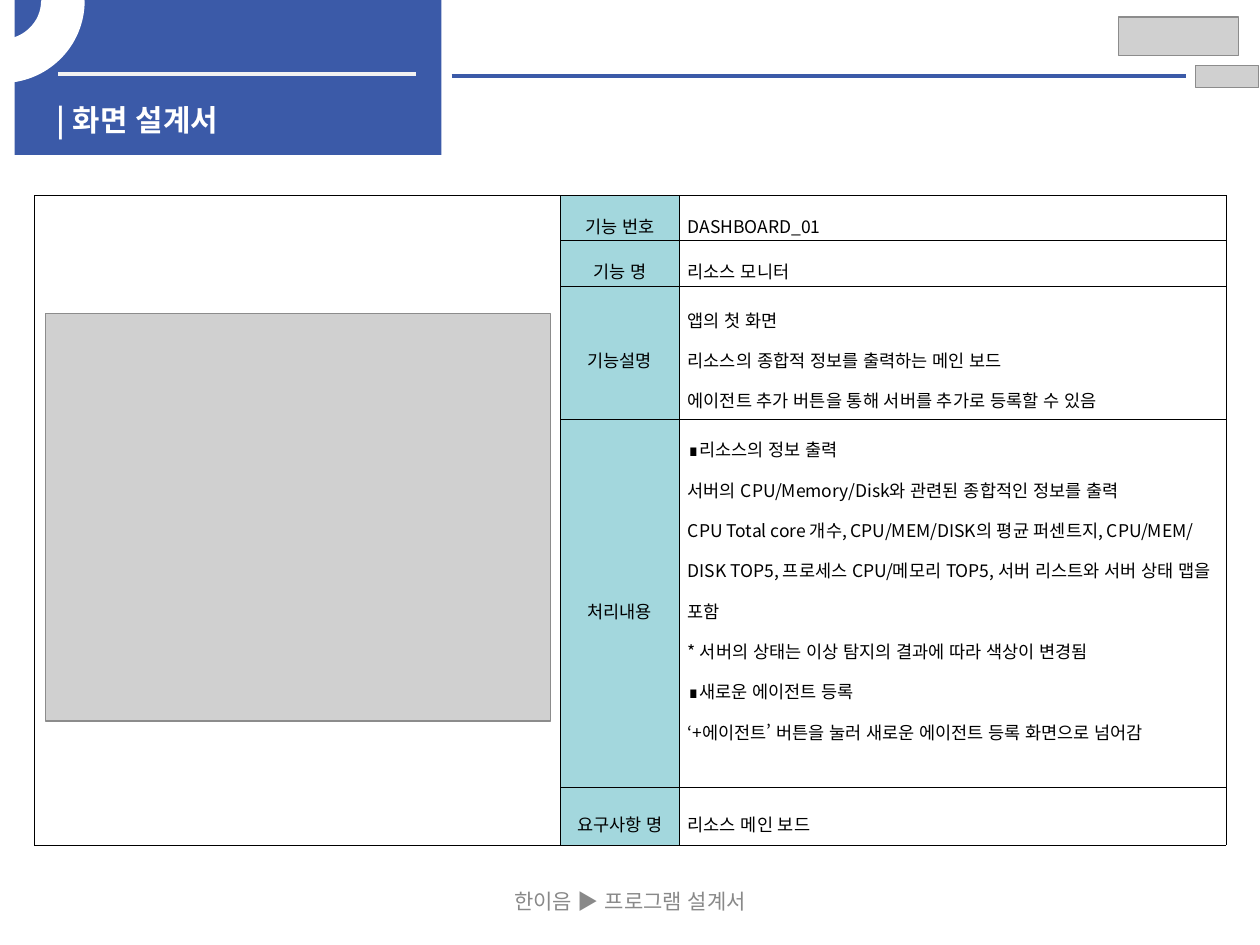
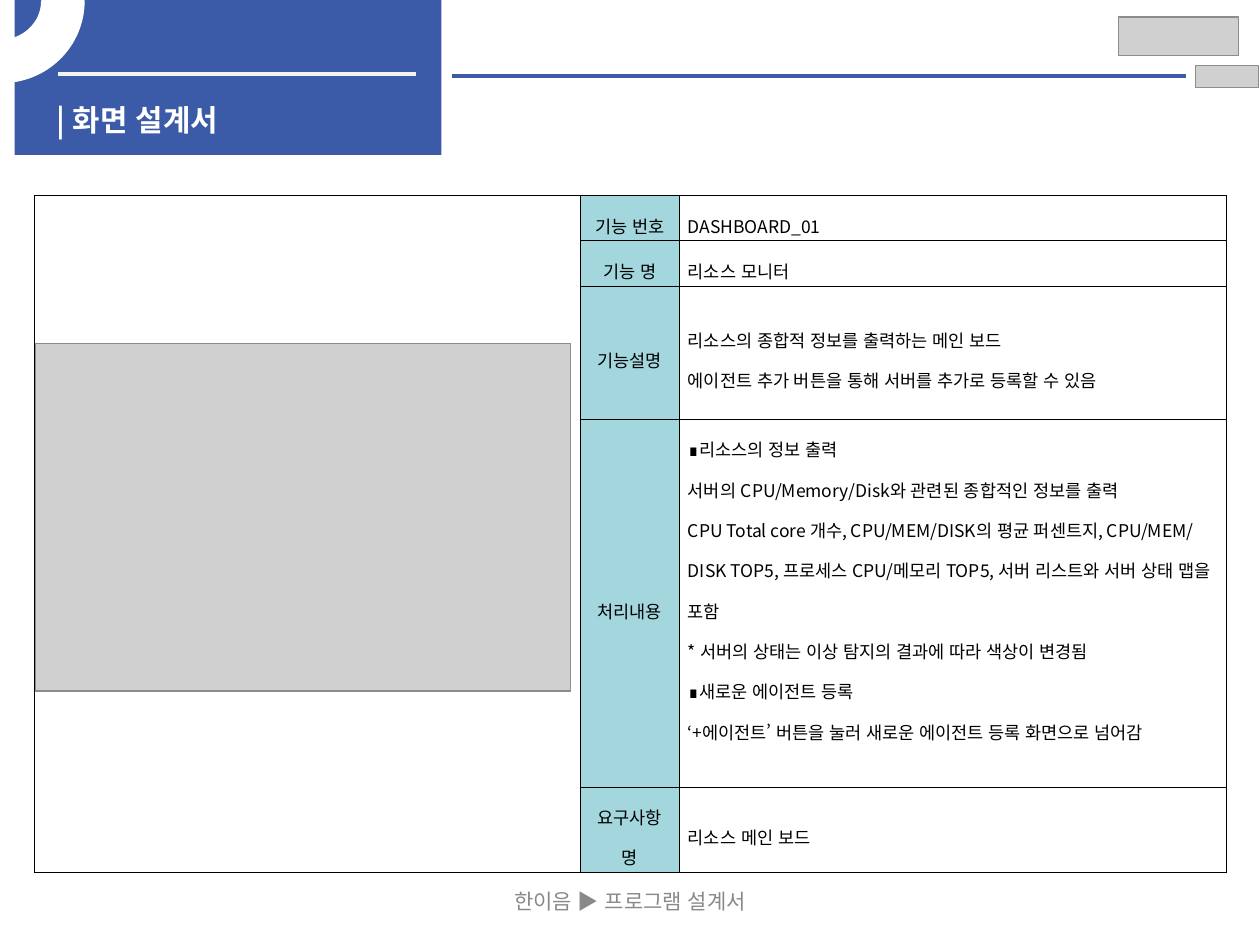
Before and after one commit to HwangYooHyun1/2023_Hanium_prj, a slide deck: slide 12 of 02_문서/03_중간보고서/2023_SW개발_HW제작설계서_일반_초안.pptx (slide 10 before the commit). Drawn at 1260x945 pixels with LibreOffice and Linux fonts; fonts in the diff are those of the drawing; grey boxes stand for pictures. Boxes give left, top, right and bottom in pixels: in the first picture for what was removed or moved away, otherwise in the second. Text is boxed around its words. In the diff, an @@ line names an element or a change of style, - is before the commit and + after.

```diff
--- a/02_문서/03_중간보고서/2023_SW개발_HW제작설계서_일반_초안.pptx
+++ b/02_문서/03_중간보고서/2023_SW개발_HW제작설계서_일반_초안.pptx
@@ table at [34, 195, 1225, 870] @@
-row 3, column 3: 앱의 첫 화면 / 리소스의 종합적 정보를 출력하는 메인 보드 / 에이전트 추가 버튼을 통해 서버를 추가로 등록할 수 있음
+row 3, column 3: 리소스의 종합적 정보를 출력하는 메인 보드 / 에이전트 추가 버튼을 통해 서버를 추가로 등록할 수 있음
@@ picture: place and size @@
-picture at [45, 314, 551, 721]
+picture at [35, 343, 570, 691]
```
Also in this commit, not shown: 19 other slides changed, 2 slides added, 2 other files.
